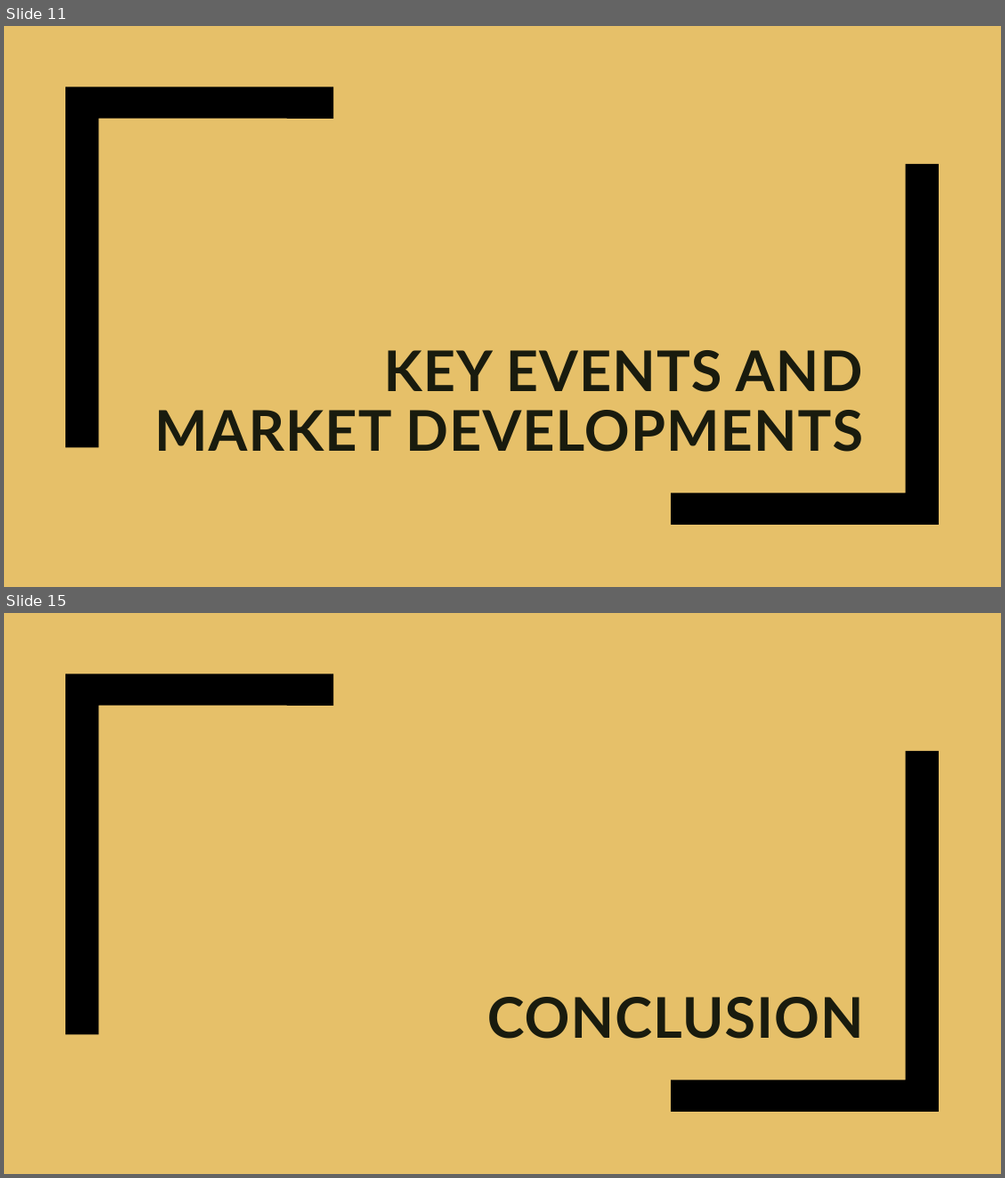
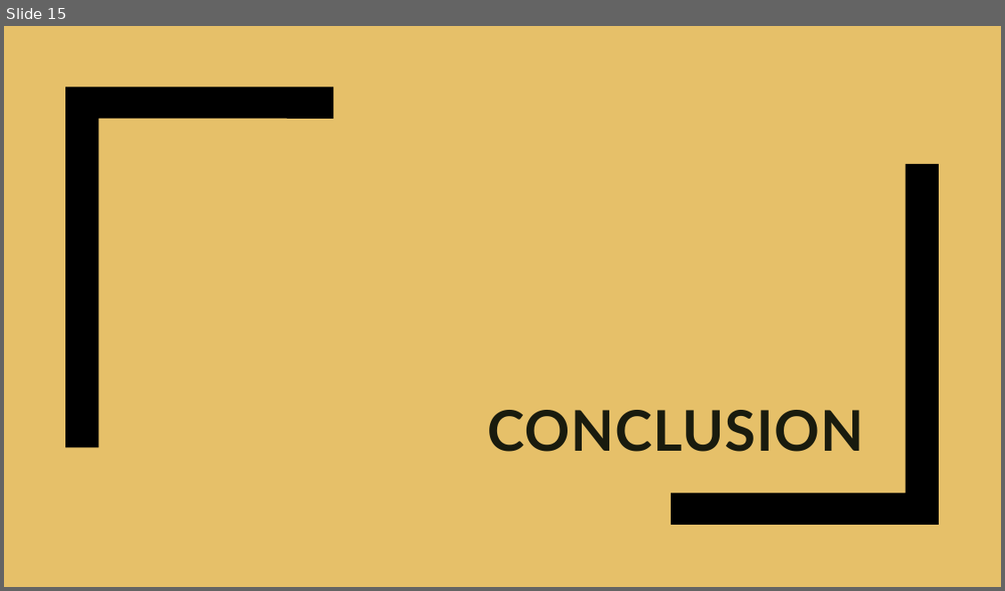
Before and after one commit to Sanyam33/Document-To-PPT-Converter, a slide deck: summary.pptx. Shown one above the other, each under a label of ours: slides 11 and 15 before the commit, slide 15 after it; the slides between them are not shown. The pictures are 1005x1178 and 1005x591 pixels, drawn with LibreOffice and Linux fonts; fonts in the diff are those of the drawing. Boxes give left, top, right and bottom in pixels: in the first picture for what was removed or moved away, otherwise in the second. Text is boxed around its words. In the diff, an @@ line names an element or a change of style, - is before the commit and + after.

```diff
--- a/summary.pptx
+++ b/summary.pptx
@@ slide 11 removed at (4, 26, 1001, 587), background #E6C069; not listed: 2 template elements that a slide beside it also shows @@
@@ title removed at (154, 350, 863, 451) @@
-KEY EVENTS AND MARKET DEVELOPMENTS
```
Also in this commit, not shown: 1 slide changed, 14 slides added, 13 other slides removed, 3 other files.
